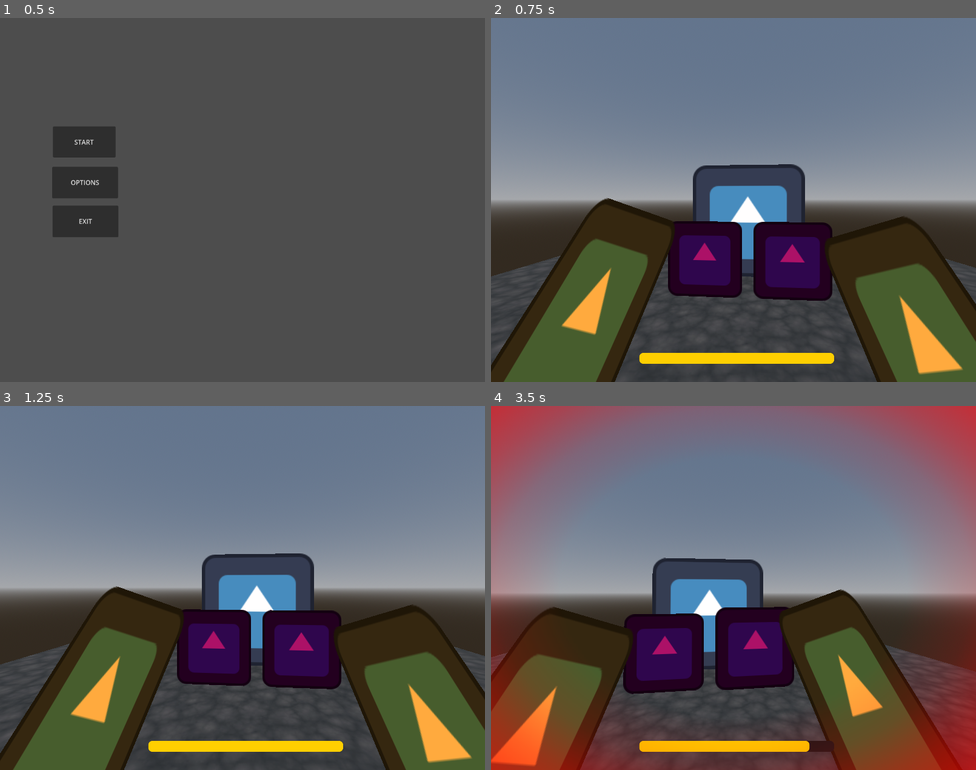
Above: before the commit, frames 1-4 (two rows, left to right).
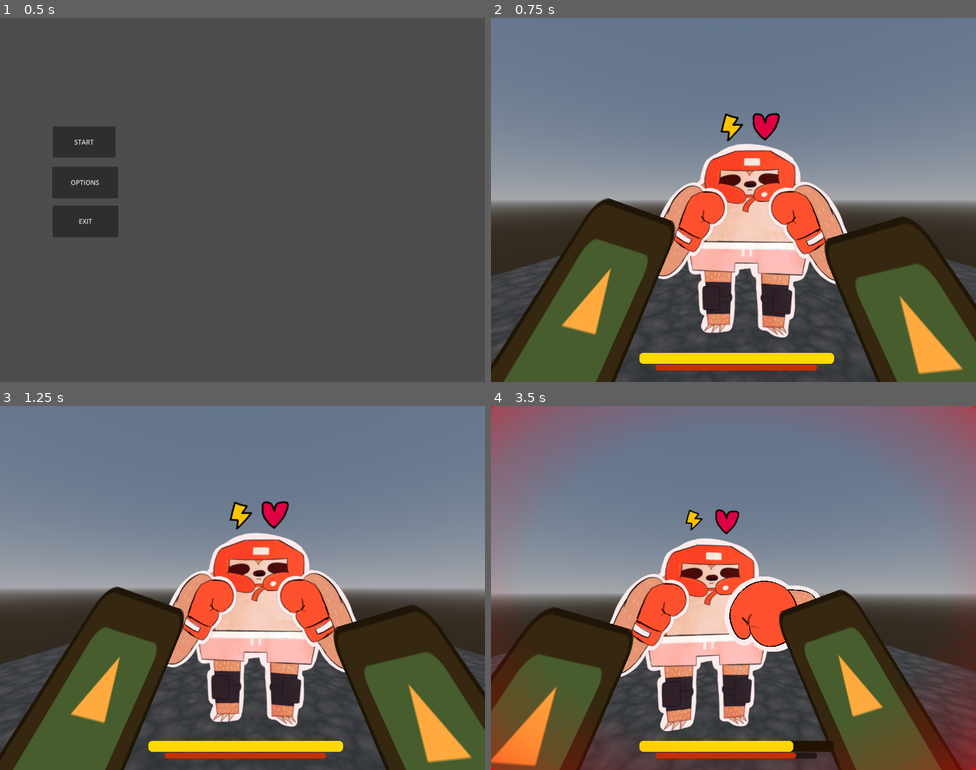
Above: after the commit, the same moments.

Repository: cyps8/JingleGameJam2025
Game: Godot game, scene res://Nodes/Scenes/root.tscn
Two runs of this game, one before a commit and one after it. Both use one fixed random seed, a clock stepped at 60 frames per second and the inputs below. The engine's default icon, where the game draws it, is replaced by a stand-in: a white triangle on a blue panel in a dark square.
Inputs (mouse positions are in pixels of both pictures, inside the frame that each line leads up to):
- Up to frame 1 (0.5 s): no input
- Up to frame 2 (0.75 s): click "START" at 0.5 s
- Up to frame 3 (1.25 s): no input
- Up to frame 4 (3.5 s): move the mouse to (840, 569) at 1.27 s; right-click (840, 569) at 1.35 s; click (840, 569) at 1.55 s; move the mouse to (636, 606) at 2.02 s; click (636, 606) at 2.1 s; right-click (636, 606) at 2.3 s; move the mouse to (782, 507) at 2.77 s; right-click (782, 507) at 2.85 s; click (782, 507) at 3.05 s

Frame 1 is identical in both runs. In frame 2, 15% of the frame differs, in the area x 33-74%, y 26-97%; in frame 3, 15%; in frame 4, 29%, in the area x 0-100%, y 0-100%.

Commit message:
More game + added sloth

Diff:
--- a/Nodes/Scenes/gameplay.tscn
+++ b/Nodes/Scenes/gameplay.tscn
@@ -1,8 +1,13 @@
-[gd_scene load_steps=16 format=3 uid="uid://c6hrxahg2vy6o"]
+[gd_scene load_steps=24 format=3 uid="uid://c6hrxahg2vy6o"]
 
 [ext_resource type="Script" uid="uid://d2iv34ayqfa3i" path="res://Scripts/Player.gd" id="1_84d6f"]
 [ext_resource type="Texture2D" uid="uid://che1v77ujxggu" path="res://Assets/Art/Other/icon.svg" id="1_sw52n"]
 [ext_resource type="Script" uid="uid://b3qoryrjch6mg" path="res://Scripts/Enemy.gd" id="3_wnkb1"]
+[ext_resource type="Texture2D" uid="uid://bwcibwoa1ym6p" path="res://Assets/Art/Sprites/Sloth/IMG_5455.PNG" id="4_dmect"]
+[ext_resource type="Texture2D" uid="uid://bfo3nhl5yj255" path="res://Assets/Art/Sprites/Sloth/IMG_5451.PNG" id="5_2kk6b"]
+[ext_resource type="Texture2D" uid="uid://dvf6mdhljja31" path="res://Assets/Art/Sprites/Sloth/IMG_5450.PNG" id="6_uk5xd"]
+[ext_resource type="Texture2D" uid="uid://tkawe1iu413a" path="res://Assets/Art/Sprites/UI/heart.png" id="7_eno18"]
+[ext_resource type="Texture2D" uid="uid://3pdhtkbnclge" path="res://Assets/Art/Sprites/UI/stam.png" id="8_oo8pr"]
 
 [sub_resource type="Gradient" id="Gradient_6irbu"]
 colors = PackedColorArray(0.28560975, 0.27472824, 0.27455476, 1, 0.112083234, 0.12456738, 0.13221022, 1)
@@ -40,18 +45,35 @@
 corner_radius_bottom_left = 10
 
 [sub_resource type="StyleBoxFlat" id="StyleBoxFlat_wnkb1"]
-bg_color = Color(1, 0.8117647, 0, 1)
+bg_color = Color(1, 1, 1, 1)
 corner_radius_top_left = 10
 corner_radius_top_right = 10
 corner_radius_bottom_right = 10
 corner_radius_bottom_left = 10
 
+[sub_resource type="StyleBoxFlat" id="StyleBoxFlat_dmect"]
+bg_color = Color(0.75686276, 0.19607843, 0, 1)
+corner_radius_top_left = 10
+corner_radius_top_right = 10
+corner_radius_bottom_right = 10
+corner_radius_bottom_left = 10
+
 [sub_resource type="Gradient" id="Gradient_wnkb1"]
-offsets = PackedFloat32Array(0.50666666, 0.7, 0.86, 1)
-colors = PackedColorArray(1, 0, 0, 0, 1, 0, 0, 0.20270275, 1, 0, 0, 0.53933936, 1, 0, 0, 0.76862746)
+offsets = PackedFloat32Array(0.6066667, 0.76, 0.84, 0.99333334, 1)
+colors = PackedColorArray(1, 0, 0, 0, 1, 0, 0, 0.14893617, 1, 0, 0, 0.22340423, 1, 0, 0, 0.49283546, 1, 0, 0, 1)
 
 [sub_resource type="GradientTexture2D" id="GradientTexture2D_dmect"]
 gradient = SubResource("Gradient_wnkb1")
+width = 240
+height = 180
+fill = 1
+fill_from = Vector2(0.5, 0.5)
+
+[sub_resource type="Gradient" id="Gradient_uk5xd"]
+colors = PackedColorArray(0, 0, 0, 0, 0, 0, 0, 1)
+
+[sub_resource type="GradientTexture2D" id="GradientTexture2D_eno18"]
+gradient = SubResource("Gradient_uk5xd")
 width = 240
 height = 180
 fill = 1
@@ -111,6 +133,18 @@
 value = 100.0
 show_percentage = false
 
+[node name="HealthBar" type="ProgressBar" parent="Player/HUD/c"]
+unique_name_in_owner = true
+layout_mode = 0
+offset_left = 407.0
+offset_top = 857.0
+offset_right = 807.0
+offset_bottom = 872.0
+theme_override_styles/background = SubResource("StyleBoxFlat_84d6f")
+theme_override_styles/fill = SubResource("StyleBoxFlat_dmect")
+value = 100.0
+show_percentage = false
+
 [node name="DMGBorder" type="TextureRect" parent="Player/HUD/c"]
 unique_name_in_owner = true
 modulate = Color(1, 1, 1, 0)
@@ -122,20 +156,46 @@
 grow_vertical = 2
 texture = SubResource("GradientTexture2D_dmect")
 
+[node name="KnockoutBorder" type="TextureRect" parent="Player/HUD/c"]
+unique_name_in_owner = true
+modulate = Color(1, 1, 1, 0)
+layout_mode = 1
+anchors_preset = 15
+anchor_right = 1.0
+anchor_bottom = 1.0
+grow_horizontal = 2
+grow_vertical = 2
+texture = SubResource("GradientTexture2D_eno18")
+
 [node name="Enemy" type="Node3D" parent="."]
-transform = Transform3D(1, 0, 0, 0, 1, 0, 0, 0, 1, 0, 1.2580582, -1.0362949)
+transform = Transform3D(1, 0, 0, 0, 1, 0, 0, 0, 1, 0, 1.2580582, -0.8971336)
 script = ExtResource("3_wnkb1")
+enemyTexture = ExtResource("4_dmect")
+armTexture = ExtResource("5_2kk6b")
+punchTexture = ExtResource("6_uk5xd")
+
+[node name="Health" type="Sprite3D" parent="Enemy"]
+unique_name_in_owner = true
+transform = Transform3D(0.25, 0, 0, 0, 0.25, 0, 0, 0, 0.25, 0.19273318, 1.0298122, 0)
+modulate = Color(0.87614596, 0, 0.2658959, 1)
+texture = ExtResource("7_eno18")
+
+[node name="Stamina" type="Sprite3D" parent="Enemy"]
+unique_name_in_owner = true
+transform = Transform3D(0.25, 0, 0, 0, 0.25, 0, 0, 0, 0.25, -0.16677137, 1.0298122, 0)
+modulate = Color(0.9843137, 0.76862746, 0, 1)
+texture = ExtResource("8_oo8pr")
 
 [node name="Sprite" type="Sprite3D" parent="Enemy"]
+transform = Transform3D(0.12, 0, 0, 0, 0.12, 0, 0, 0, 0.12, 0, -0.18522167, 0)
 modulate = Color(1.0039216, 0.9999855, 0.9999855, 1)
-texture = ExtResource("1_sw52n")
+texture = ExtResource("4_dmect")
 
 [node name="ArmR" type="Sprite3D" parent="Enemy"]
-transform = Transform3D(0.6, 0, 0, 0, 0.6, 0, 0, 0, 0.6, 0.439443, -0.36226118, 0.28319818)
-modulate = Color(0.6745098, 0.08235294, 0.40392157, 1)
-texture = ExtResource("1_sw52n")
+transform = Transform3D(0.06, 0, 0, 0, 0.06, 0, 0, 0, 0.06, 0.6089966, -0.06779206, 0.14576149)
+texture = ExtResource("5_2kk6b")
 
 [node name="ArmL" type="Sprite3D" parent="Enemy"]
-transform = Transform3D(0.6, 0, 0, 0, 0.6, 0, 0, 0, 0.6, -0.439, -0.362, 0.28305113)
-modulate = Color(0.6745098, 0.08235294, 0.40392157, 1)
-texture = ExtResource("1_sw52n")
+transform = Transform3D(0.06, 0, 0, 0, 0.06, 0, 0, 0, 0.06, -0.609, -0.068, 0.146)
+flip_h = true
+texture = ExtResource("5_2kk6b")
--- a/Scripts/Enemy.gd
+++ b/Scripts/Enemy.gd
@@ -1,12 +1,19 @@
 class_name Enemy extends Node3D
 
-var healthMax: float = 100
-var healthCur: float = 100
+enum EnemyType { SLOTH = 0, ELEPHANT = 1, CHEETAH = 2 }
+
+@export var enemyTexture: Texture
+@export var armTexture: Texture
+@export var punchTexture: Texture
+
+var healthMax: float = 150
+var healthCur: float = 150
 
 var punchFrequency: float = 2.0
 var punchCD: float = 2.0
 
-var punchDamage: float = 10
+var punchDamage: float = 13
+var punchCost: float = 25
 var left: bool = false
 
 var camBob: float
@@ -14,12 +21,27 @@
 
 var spriteDefPos: Vector3
 
+var staminaMax: float = 100
+var staminaCur: float = 100
+var stamRecovery: float = 40
+
+var outOfStam: bool = false
+
 static var ins: Enemy
+
+@onready var healthIcon: Sprite3D = %Health
+var defaultHealthIconScale: float
+@onready var staminaIcon: Sprite3D = %Stamina
+var defaultStaminaIconScale: float
+var defaultStaminaIconColor: Color
 
 func _init() -> void:
 	ins = self
 
 func _ready() -> void:
+	healthCur = healthMax
+	staminaCur = staminaMax
+
 	spriteDefPos = $Sprite.position
 	camBobTween = create_tween().set_loops()
 	camBobTween.tween_property(self, "camBob", 1.0, 0.275).set_ease(Tween.EASE_OUT).set_trans(Tween.TRANS_SINE)
@@ -27,28 +49,48 @@
 	camBobTween.tween_property(self, "camBob", -1.0, 0.275).set_ease(Tween.EASE_OUT).set_trans(Tween.TRANS_SINE)
 	camBobTween.tween_property(self, "camBob", 0.0, 0.275).set_ease(Tween.EASE_IN).set_trans(Tween.TRANS_SINE)
 
+	defaultHealthIconScale = healthIcon.scale.x
+	defaultStaminaIconScale = staminaIcon.scale.x
+	defaultStaminaIconColor = staminaIcon.modulate
+
 func _process(_dt: float):
 	$Sprite.position.y = spriteDefPos.y + ((camBob - 0.5) * 0.01)
-	punchCD -= _dt
+	if outOfStam:
+		staminaCur += stamRecovery * _dt
+		var stamScale: float = staminaCur / staminaMax
+		staminaIcon.scale = Vector3(stamScale * defaultStaminaIconScale, stamScale * defaultStaminaIconScale, stamScale * defaultStaminaIconScale)
+		if staminaCur > staminaMax:
+			staminaCur = staminaMax
+			outOfStam = false
+			staminaIcon.modulate = defaultStaminaIconColor
+	else:
+		punchCD -= _dt
+
 	if punchCD < 0:
 		punchCD = punchFrequency
 		Punch()
 
 func Punch():
 	var arm: Sprite3D
+	var punchOffset: float = 0
 	if randf() < 0.5:
 		arm = $ArmL
 		left = true
+		punchOffset = 0.1
 	else:
 		arm = $ArmR
 		left = false
+		punchOffset = -0.1
 
+	arm.texture = punchTexture
 	var armDefPos: Vector3 = arm.position
+	arm.position += Vector3(0, 0.2, 0)
 
 	var punchTween: Tween = create_tween()
-	punchTween.tween_property(arm, "position", arm.position + Vector3(0,0.2,0.5), 0.8).set_trans(Tween.TRANS_BACK).set_ease(Tween.EASE_IN)
+	punchTween.tween_property(arm, "position", arm.position + Vector3(punchOffset,0.1,0.8), 0.8).set_trans(Tween.TRANS_BACK).set_ease(Tween.EASE_IN)
 	punchTween.tween_callback(TryDamage)
 	punchTween.tween_property(arm, "position", armDefPos, 0.15).set_trans(Tween.TRANS_SINE).set_ease(Tween.EASE_OUT)
+	punchTween.tween_callback(func(): arm.texture = armTexture)
 
 func TryDamage():
 	if left && !Player.ins.blockingL:
@@ -56,13 +98,30 @@
 	elif !left && !Player.ins.blockingR:
 		Player.ins.TakeDamage(punchDamage)
 
+	staminaCur -= punchCost
+	if staminaCur <= 0:
+		outOfStam = true
+		staminaIcon.modulate = Color(0.5, 0.5, 1.0)
+
+	var stamScale: float = staminaCur / staminaMax
+	staminaIcon.scale = Vector3(stamScale * defaultStaminaIconScale, stamScale * defaultStaminaIconScale, stamScale * defaultStaminaIconScale)
+
 func TakeDamage(val: float):
 	healthCur -= val
 	if healthCur < 0:
 		Die()
 	var dmgFlash: Tween = create_tween()
 	$Sprite.modulate = Color.RED
+	$ArmL.modulate = Color.RED
+	$ArmR.modulate = Color.RED
 	dmgFlash.tween_property($Sprite, "modulate", Color.WHITE, 0.4).set_trans(Tween.TRANS_SINE).set_ease(Tween.EASE_OUT)
+	dmgFlash.parallel()
+	dmgFlash.tween_property($ArmL, "modulate", Color.WHITE, 0.4).set_trans(Tween.TRANS_SINE).set_ease(Tween.EASE_OUT)
+	dmgFlash.parallel()
+	dmgFlash.tween_property($ArmR, "modulate", Color.WHITE, 0.4).set_trans(Tween.TRANS_SINE).set_ease(Tween.EASE_OUT)
+
+	var healthScale: float = healthCur / healthMax
+	healthIcon.scale = Vector3(healthScale * defaultHealthIconScale, healthScale * defaultHealthIconScale, healthScale * defaultHealthIconScale)
 
 func Die():
 	pass
--- a/Scripts/Player.gd
+++ b/Scripts/Player.gd
@@ -14,14 +14,15 @@
 
 var stamMax: float = 100
 var stamCur: float = 100
+var outOfStam: bool = false
 
 var healthMax: float = 100
 var healthCur: float = 100
 
-var punchCost: float = 20
-var blockCost: float = 10
+var punchCost: float = 30
+var blockCost: float = 13
 
-var recovery: float = 20
+var recovery: float = 33
 var recoverycd: float = 0
 
 var cam: Camera3D
@@ -33,124 +34,141 @@
 var hitRecoil: float
 
 @onready var stamBar: ProgressBar = %StamBar
+@onready var healthBar: ProgressBar = %HealthBar
 @onready var dmgBorder: TextureRect = %DMGBorder
+@onready var knockoutBorder: TextureRect = %KnockoutBorder
 
 static var ins: Player
 
 func _init():
-    ins = self
+	ins = self
 
 func _ready():
-    cam = $Cam
-    camForward = cam.rotation
-    camDefPos = cam.position
-    armLDefPos = $ArmL.position
-    armRDefPos = $ArmR.position
+	cam = $Cam
+	camForward = cam.rotation
+	camDefPos = cam.position
+	armLDefPos = $ArmL.position
+	armRDefPos = $ArmR.position
 
-    camBobTween = create_tween().set_loops()
-    camBobTween.tween_property(self, "camBob", 1.0, 0.4).set_ease(Tween.EASE_OUT).set_trans(Tween.TRANS_SINE)
-    camBobTween.tween_property(self, "camBob", 0.0, 0.4).set_ease(Tween.EASE_IN).set_trans(Tween.TRANS_SINE)
-    camBobTween.tween_property(self, "camBob", -1.0, 0.4).set_ease(Tween.EASE_OUT).set_trans(Tween.TRANS_SINE)
-    camBobTween.tween_property(self, "camBob", 0.0, 0.4).set_ease(Tween.EASE_IN).set_trans(Tween.TRANS_SINE)
+	knockoutBorder.modulate.a = 0
+
+	stamBar.modulate = Color(1.0, 0.85, 0.0)
+
+	camBobTween = create_tween().set_loops()
+	camBobTween.tween_property(self, "camBob", 1.0, 0.4).set_ease(Tween.EASE_OUT).set_trans(Tween.TRANS_SINE)
+	camBobTween.tween_property(self, "camBob", 0.0, 0.4).set_ease(Tween.EASE_IN).set_trans(Tween.TRANS_SINE)
+	camBobTween.tween_property(self, "camBob", -1.0, 0.4).set_ease(Tween.EASE_OUT).set_trans(Tween.TRANS_SINE)
+	camBobTween.tween_property(self, "camBob", 0.0, 0.4).set_ease(Tween.EASE_IN).set_trans(Tween.TRANS_SINE)
 
 func CamStuff(_dt: float, mousePos: Vector2):
-    var lookOffset = Vector2(mousePos.x / get_viewport().size.x, mousePos.y / get_viewport().size.y)
-    lookOffset -= Vector2(.5, .5)
-    cam.rotation.y = camForward.y - (lookOffset.x * 0.3)
-    cam.rotation.x = camForward.x - (lookOffset.y * 0.3)
+	var lookOffset = Vector2(mousePos.x / get_viewport().size.x, mousePos.y / get_viewport().size.y)
+	lookOffset -= Vector2(.5, .5)
+	cam.rotation.y = camForward.y - (lookOffset.x * 0.3)
+	cam.rotation.x = camForward.x - (lookOffset.y * 0.3)
 
-    cam.position.y = camDefPos.y + (camBob * 0.01)
-    cam.position.z = camDefPos.z + hitRecoil
+	cam.position.y = camDefPos.y + (camBob * 0.01)
+	cam.position.z = camDefPos.z + hitRecoil
+
+func KnockoutAnim():
+	var knockoutTween: Tween = create_tween()
+	knockoutTween.tween_property(knockoutBorder, "modulate:a", 1.0, 0.5).set_trans(Tween.TRANS_SINE).set_ease(Tween.EASE_OUT)
 
 func _process(_dt):
-    recoverycd -= _dt
-    if recoverycd < 0:
-        stamCur += recovery * _dt
-        if stamCur > stamMax:
-            stamCur = stamMax
+	recoverycd -= _dt
+	if recoverycd < 0:
+		stamCur += recovery * _dt
+		if stamCur > stamMax:
+			stamCur = stamMax
+			if outOfStam:
+				outOfStam = false
+				stamBar.modulate = Color(1.0, 0.85, 0.0)
 
-    var mousePos: Vector2 = get_viewport().get_mouse_position()
-    var left: bool = mousePos.x < get_viewport().size.x / 2
-    if left:
-        if !usingL:
-            $ArmL.position = armLDefPos + Vector3(0, 0.1, 0)
-        if !usingR:
-            $ArmR.position = armRDefPos
-    else:
-        if !usingR:
-            $ArmR.position = armRDefPos + Vector3(0, 0.1, 0)
-        if !usingL:
-            $ArmL.position = armLDefPos
+	var mousePos: Vector2 = get_viewport().get_mouse_position()
+	var left: bool = mousePos.x < get_viewport().size.x / 2
+	if left:
+		if !usingL:
+			$ArmL.position = armLDefPos + Vector3(0, 0.1, 0)
+		if !usingR:
+			$ArmR.position = armRDefPos
+	else:
+		if !usingR:
+			$ArmR.position = armRDefPos + Vector3(0, 0.1, 0)
+		if !usingL:
+			$ArmL.position = armLDefPos
 
-    if left && !usingL:
-        if Input.is_action_just_pressed("punch") && stamCur > punchCost:
-            var punchTween: Tween = create_tween()
-            punchTween.tween_property($ArmL, "position:z", $ArmL.position.z - 1, 1/punchSpeed).set_trans(Tween.TRANS_BACK).set_ease(Tween.EASE_IN)
-            punchTween.tween_callback(Callable(self, "ResetArmL"))
-            stamCur -= punchCost
-            recoverycd = 0.25
-            usingL = true
-        elif Input.is_action_just_pressed("block") && stamCur > blockCost:
-            blockingL = true
-            $ArmL.position += Vector3(0.3, 0.5, 0)
-            var blockTween: Tween = create_tween()
-            blockTween.tween_interval(1/punchSpeed)
-            blockTween.tween_callback(Callable(self, "ResetArmL"))
-            stamCur -= blockCost
-            recoverycd = 0.25
-            usingL = true
-    elif !left && !usingR:
-        if Input.is_action_just_pressed("punch") && stamCur > punchCost:
-            var punchTween: Tween = create_tween()
-            punchTween.tween_property($ArmR, "position:z", $ArmR.position.z - 1, 1/punchSpeed).set_trans(Tween.TRANS_BACK).set_ease(Tween.EASE_IN)
-            punchTween.tween_callback(Callable(self, "ResetArmR"))
-            stamCur -= punchCost
-            recoverycd = 0.25
-            usingR = true
-        elif Input.is_action_just_pressed("block") && stamCur > blockCost:
-            blockingR = true
-            $ArmR.position += Vector3(-0.3, 0.5, 0)
-            var blockTween: Tween = create_tween()
-            blockTween.tween_interval(1/punchSpeed)
-            blockTween.tween_callback(Callable(self, "ResetArmR"))
-            stamCur -= blockCost
-            recoverycd = 0.25
-            usingR = true
+	if left && !usingL:
+		if Input.is_action_just_pressed("punch") && !outOfStam:
+			var punchTween: Tween = create_tween()
+			punchTween.tween_property($ArmL, "position:z", $ArmL.position.z - 1, 1/punchSpeed).set_trans(Tween.TRANS_BACK).set_ease(Tween.EASE_IN)
+			punchTween.tween_callback(Callable(self, "ResetArmL"))
+			stamCur -= punchCost
+			recoverycd = 0.35
+			usingL = true
+		elif Input.is_action_just_pressed("block") && !outOfStam:
+			blockingL = true
+			$ArmL.position += Vector3(0.3, 0.5, 0)
+			var blockTween: Tween = create_tween()
+			blockTween.tween_interval(1/punchSpeed)
+			blockTween.tween_callback(Callable(self, "ResetArmL"))
+			stamCur -= blockCost
+			recoverycd = 0.35
+			usingL = true
+	elif !left && !usingR:
+		if Input.is_action_just_pressed("punch") && !outOfStam:
+			var punchTween: Tween = create_tween()
+			punchTween.tween_property($ArmR, "position:z", $ArmR.position.z - 1, 1/punchSpeed).set_trans(Tween.TRANS_BACK).set_ease(Tween.EASE_IN)
+			punchTween.tween_callback(Callable(self, "ResetArmR"))
+			stamCur -= punchCost
+			recoverycd = 0.35
+			usingR = true
+		elif Input.is_action_just_pressed("block") && !outOfStam:
+			blockingR = true
+			$ArmR.position += Vector3(-0.3, 0.5, 0)
+			var blockTween: Tween = create_tween()
+			blockTween.tween_interval(1/punchSpeed)
+			blockTween.tween_callback(Callable(self, "ResetArmR"))
+			stamCur -= blockCost
+			recoverycd = 0.35
+			usingR = true
 
-    if stamCur < 0:
-        stamCur = 0
+	if stamCur < 0:
+		stamCur = 0
+		outOfStam = true
+		stamBar.modulate = Color(0.5, 0.5, 1.0)
 
-    stamBar.value = stamCur
+	stamBar.value = stamCur
 
-    CamStuff(_dt, mousePos)
+	CamStuff(_dt, mousePos)
 
 func ResetArmL():
-    if !blockingL:
-        Enemy.ins.TakeDamage(punchDamage)
-    var resetTween: Tween = create_tween()
-    resetTween.tween_property($ArmL, "position", armLDefPos, 0.1)
-    resetTween.tween_callback(func(): usingL = false)
-    resetTween.tween_callback(func(): blockingL = false)
+	if !blockingL:
+		Enemy.ins.TakeDamage(punchDamage)
+	var resetTween: Tween = create_tween()
+	resetTween.tween_property($ArmL, "position", armLDefPos, 0.1)
+	resetTween.tween_callback(func(): usingL = false)
+	resetTween.tween_callback(func(): blockingL = false)
 
 func ResetArmR():
-    if !blockingR:
-        Enemy.ins.TakeDamage(punchDamage)
-    var resetTween: Tween = create_tween()
-    resetTween.tween_property($ArmR, "position", armRDefPos, 0.1)
-    resetTween.tween_callback(func(): usingR = false)
-    resetTween.tween_callback(func(): blockingR = false)
+	if !blockingR:
+		Enemy.ins.TakeDamage(punchDamage)
+	var resetTween: Tween = create_tween()
+	resetTween.tween_property($ArmR, "position", armRDefPos, 0.1)
+	resetTween.tween_callback(func(): usingR = false)
+	resetTween.tween_callback(func(): blockingR = false)
 
 func TakeDamage(val: float):
-    healthCur -= val
-    dmgBorder.modulate.a = 1.0
-    var dmgFlash: Tween = create_tween()
-    dmgFlash.tween_property(dmgBorder, "modulate:a", 0.0, 0.5).set_trans(Tween.TRANS_SINE).set_ease(Tween.EASE_OUT)
-    if healthCur < 0:
-        Die()
+	healthCur -= val
+	dmgBorder.modulate.a = 1.0
+	var dmgFlash: Tween = create_tween()
+	dmgFlash.tween_property(dmgBorder, "modulate:a", 0.0, 0.5).set_trans(Tween.TRANS_SINE).set_ease(Tween.EASE_OUT)
+	if healthCur < 0:
+		Die()
 
-    hitRecoil = 0.05
-    var hitRecoilTween: Tween = create_tween()
-    hitRecoilTween.tween_property(self, "hitRecoil", 0.0, 0.25).set_trans(Tween.TRANS_BACK).set_ease(Tween.EASE_IN)
+	hitRecoil = 0.05
+	var hitRecoilTween: Tween = create_tween()
+	hitRecoilTween.tween_property(self, "hitRecoil", 0.0, 0.25).set_trans(Tween.TRANS_BACK).set_ease(Tween.EASE_IN)
+
+	healthBar.value = healthCur
 
 func Die():
-    pass
+	pass
Binary file added: Assets/Art/Sprites/Sloth/IMG_5450.PNG
Not shown, added: Assets/Art/Sprites/Sloth/IMG_5450.PNG.import
Binary file added: Assets/Art/Sprites/Sloth/IMG_5451.PNG
Not shown, added: Assets/Art/Sprites/Sloth/IMG_5451.PNG.import
Binary file added: Assets/Art/Sprites/Sloth/IMG_5455.PNG
Not shown, added: Assets/Art/Sprites/Sloth/IMG_5455.PNG.import
Binary file added: Assets/Art/Sprites/UI/heart.png
Not shown, added: Assets/Art/Sprites/UI/heart.png.import
Binary file added: Assets/Art/Sprites/UI/stam.png
Not shown, added: Assets/Art/Sprites/UI/stam.png.import
